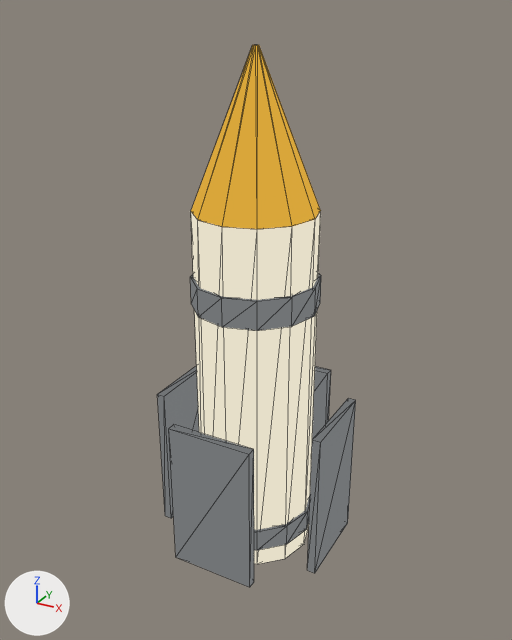
Two versions of the glTF model gameAsset/models/decorates/missile/missile.glb, one commit apart.
Rendered twice from a 50 mm lens placed at (2.17, -3.94, 0.95), pointed at (0.0, 0.0, -1.02). Lighting does not change. The marker at lower left points along +X, +Y and +Z. The first picture is the older version. Mesh edges are drawn as thin lines. Vertices at exactly the same position are counted once.

The first picture shows 'Silo_Missile'.
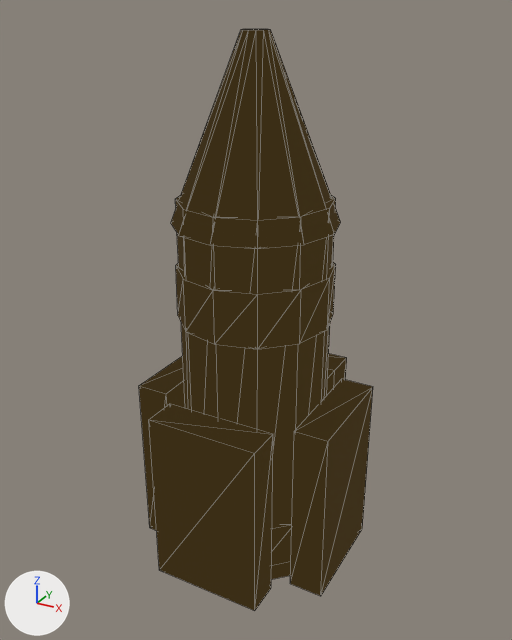
The change, as a diff of the scene's bpy script:
```diff
--- a/gameAsset/models/decorates/missile/missile.glb.py
+++ b/gameAsset/models/decorates/missile/missile.glb.py
@@ mat_missile_silo_outline @@
+mat_missile_silo_outline = principled_material('missile_silo_Outline')
+mat_missile_silo_outline.base_color = (0.0, 0.0, 0.0)  # black #000000
+mat_missile_silo_outline.metallic = 1.0
+mat_missile_silo_outline.roughness = 1.0
+mat_missile_silo_outline.emission_color = (0.0437, 0.0273, 0.00802)  # brown #3b2e16
+mat_missile_silo_outline.emission_strength = 1.0
@@ me_silo_missile_mesh @@
 # used by ob_silo_missile; location = (0.0, 0.0, -2.8)
-me_silo_missile_mesh.from_pydata(...)  # 116 vertices, 224 faces; spans x -0.65..0.65, y -0.65..0.65, z 0.0..3.55
+me_silo_missile_mesh.from_pydata(...)  # 244 vertices, 448 faces; spans x -0.74..0.74, y -0.74..0.74, z -0.08..3.64
+# me_silo_missile_mesh part 1: a new loose piece, a 12-sided cylinder along z spanning x -0.51..0.51, y -0.51..0.51, z -0.08..2.63, in mat_missile_silo_outline (black #000000)
+# me_silo_missile_mesh part 2: a new loose piece, a 12-sided cylinder along z spanning x -0.53..0.53, y -0.53..0.53, z 0.07..0.4, in mat_missile_silo_outline (black #000000)
+# me_silo_missile_mesh part 3: a new loose piece, a 12-sided cylinder along z spanning x -0.53..0.53, y -0.53..0.53, z 1.82..2.18, in mat_missile_silo_outline (black #000000)
+# me_silo_missile_mesh part 4: a new loose piece, a 12-sided cut cone along z (radius 0.55 at the low end, 0.09 at the high end) spanning x -0.55..0.55, y -0.55..0.55, z 2.47..3.64, in mat_missile_silo_outline (black #000000)
+# me_silo_missile_mesh part 5: a new loose piece, a box spanning x 0.5..0.74, y -0.4..0.4, z -0.02..1.26, in mat_missile_silo_outline (black #000000)
+# me_silo_missile_mesh part 6: a new loose piece, a box spanning x -0.4..0.4, y 0.5..0.74, z -0.02..1.26, in mat_missile_silo_outline (black #000000)
+# me_silo_missile_mesh part 7: a new loose piece, a box spanning x -0.74..-0.5, y -0.4..0.4, z -0.02..1.26, in mat_missile_silo_outline (black #000000)
+# me_silo_missile_mesh part 8: a new loose piece, a box spanning x -0.4..0.4, y -0.74..-0.5, z -0.02..1.26, in mat_missile_silo_outline (black #000000)
 me_silo_missile_mesh.materials.append(mat_missile_silo_toon)
+me_silo_missile_mesh.materials.append(mat_missile_silo_outline)  # black #000000
```

Pixel boxes (x1, y1, x2, y2) of what changed, in the pictures (512 x 640 px):
'Silo_Missile', reshaped (18% wider, 7% taller)
    before: (157, 45, 356, 587)
    after: (139, 29, 373, 611)
part 1 of me_silo_missile_mesh, added
    after: (175, 195, 336, 579)
part 2 of me_silo_missile_mesh, added
    after: (272, 523, 292, 565)
part 3 of me_silo_missile_mesh, added
    after: (176, 262, 336, 349)
part 4 of me_silo_missile_mesh, added
    after: (171, 29, 341, 249)
part 5 of me_silo_missile_mesh, added
    after: (290, 379, 373, 596)
part 6 of me_silo_missile_mesh, added
    after: (327, 354, 347, 395)
part 7 of me_silo_missile_mesh, added
    after: (139, 356, 185, 531)
part 8 of me_silo_missile_mesh, added
    after: (149, 404, 273, 611)
